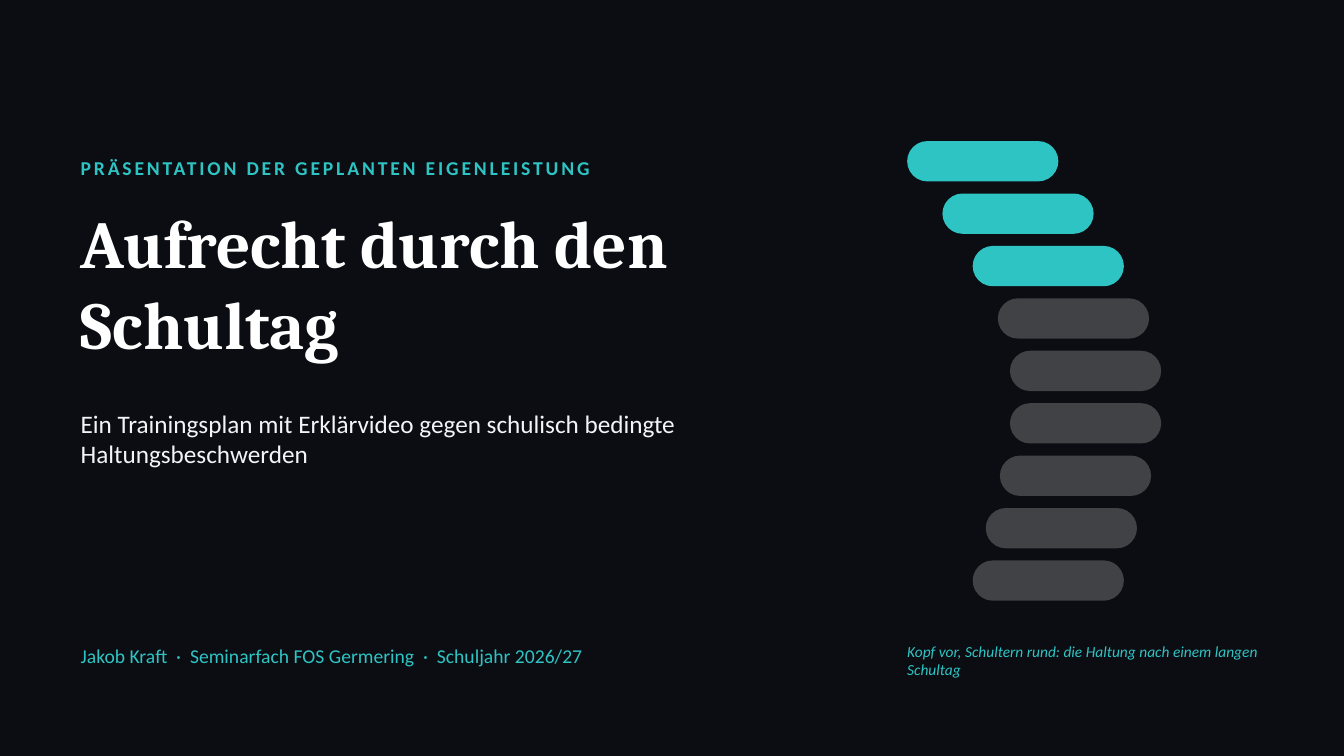
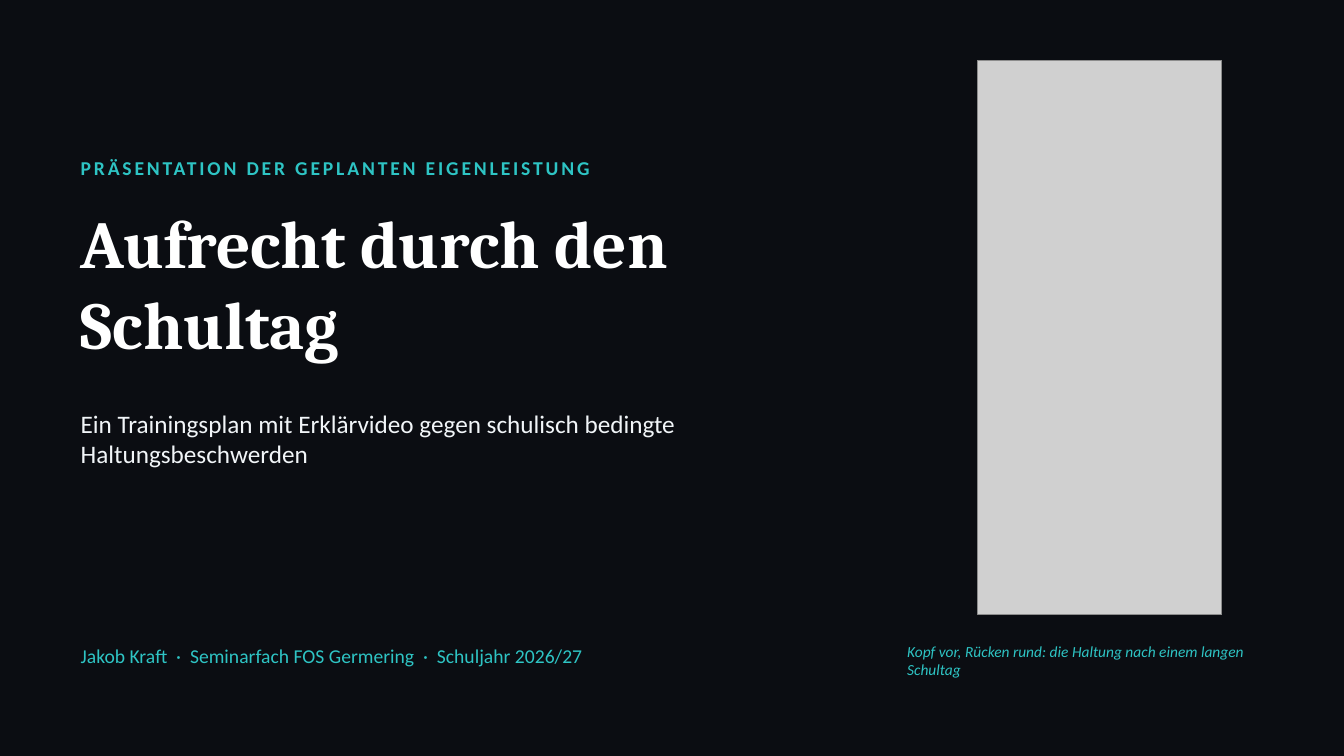
Before and after one commit to jakomimo-del/frontend-system-design, a slide deck: slide 1 of Seminararbeit/Eigenleistung_Praesentation.pptx. Drawn at 1344x756 pixels with LibreOffice and Linux fonts; fonts in the diff are those of the drawing; grey boxes stand for pictures. Boxes give left, top, right and bottom in pixels: in the first picture for what was removed or moved away, otherwise in the second. Text is boxed around its words. In the diff, an @@ line names an element or a change of style, - is before the commit and + after.

```diff
--- a/Seminararbeit/Eigenleistung_Praesentation.pptx
+++ b/Seminararbeit/Eigenleistung_Praesentation.pptx
@@ picture added at (978, 60, 1222, 615) @@
@@ rounded rectangle removed at (907, 141, 1059, 181) @@
@@ rounded rectangle removed at (943, 194, 1094, 234) @@
@@ rounded rectangle removed at (973, 246, 1124, 286) @@
@@ rounded rectangle removed at (998, 298, 1149, 339) @@
@@ rounded rectangle removed at (1010, 351, 1162, 391) @@
@@ rounded rectangle removed at (1010, 403, 1162, 444) @@
@@ rounded rectangle removed at (1000, 456, 1151, 496) @@
@@ rounded rectangle removed at (986, 508, 1137, 548) @@
@@ rounded rectangle removed at (973, 561, 1124, 601) @@
@@ text at (907, 646, 1244, 678): text changed @@
-Kopf vor, Schultern rund: die Haltung nach einem langen Schultag
+Kopf vor, Rücken rund: die Haltung nach einem langen Schultag
```
Also in this commit, not shown: 1 other slide changed.
